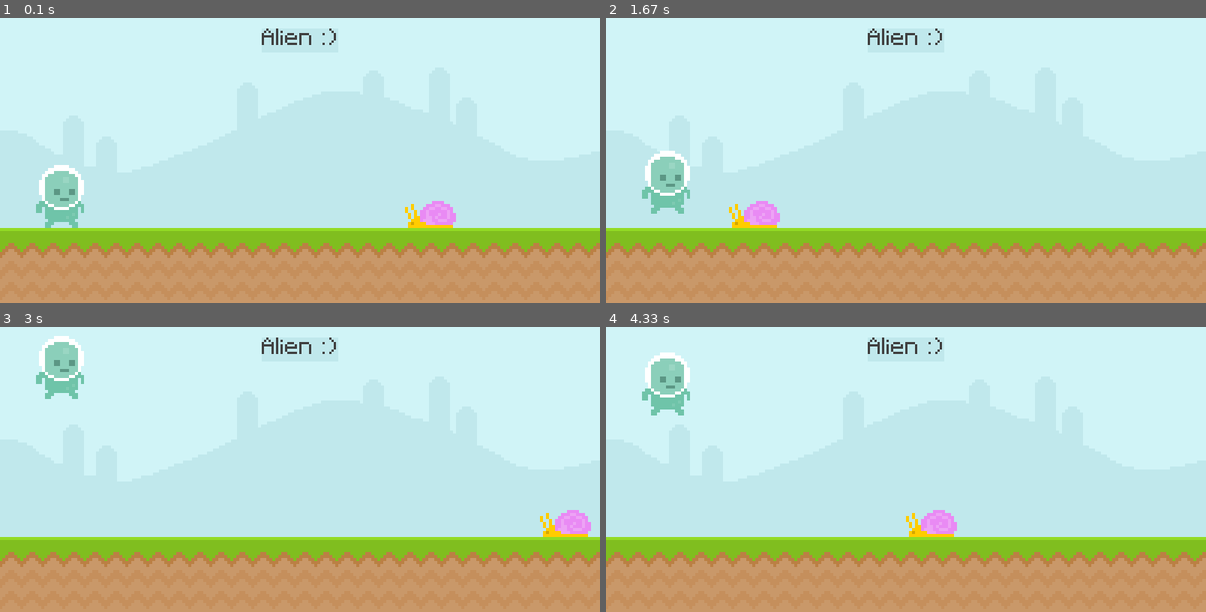
Above: before the commit, frames 1-4 (two rows, left to right).
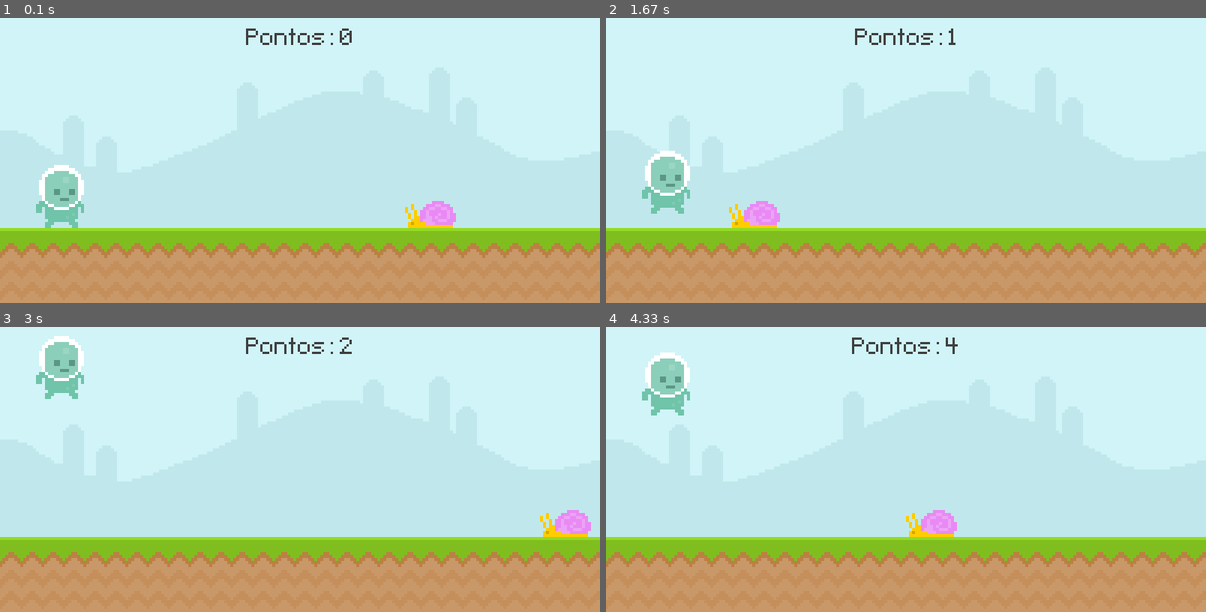
Above: after the commit, the same moments.

Repository: Phvr06/pygame-tutorial
Game: pygame game, started from main.py
Two runs of this game, one before a commit and one after it. Both use one fixed random seed, a clock stepped at 60 frames per second and the inputs below.
Inputs (mouse positions are in pixels of both pictures, inside the frame that each line leads up to):
- Up to frame 1 (0.1 s): no input
- Up to frame 2 (1.67 s): tap Space at 0.33, 0.73, 1.03, 1.57 s
- Up to frame 3 (3 s): tap Space at 1.87 s; click (60, 506) at 2.62 s
- Up to frame 4 (4.33 s): tap Space at 3.3, 3.6, 4.13 s

The runs differ from the first frame. In frame 1, 0.4% of the frame differs, in the area x 41-59%, y 3-10%; in frame 2, 0.4%; in frame 3, 0.4%; in frame 4, 0.4%.

Commit message:
placar e variável de estado

Diff:
--- a/main.py
+++ b/main.py
@@ -1,6 +1,12 @@
 import pygame
 # Import para poder parar a execução de todo o código caso o jogador feche o jogo
 from sys import exit
+
+def placar():
+    tempo = pygame.time.get_ticks()
+    superficie_tempo = fonte.render(f'Pontos: {int((tempo-tempo_inicial)/1000)}',False,(64,64,64))
+    retangulo_tempo = superficie_tempo.get_rect(center = (400,50))
+    tela.blit(superficie_tempo,retangulo_tempo)
 
 WIDTH = 800 # pixels
 HEIGHT = 400 # pixel
@@ -20,16 +26,20 @@
 # Define uma fonte para ser utilizada ao escrever textos que vão ser exibidos no jogo como uma superfície
 fonte = pygame.font.Font('font/Pixeltype.ttf', 50)
 
+# Variável de estado do jogo
+jogando = True
+tempo_inicial = 0
+
 # Superfícies são os elementos visuais que serão mostrados na tela
 # Retângulos são elementos utilizados para posicionar melhor superfícies
 # Superfície de céu para o fundo
 superficie_sky = pygame.image.load('graphics/Sky.png').convert()
 # Superfície de chão para o fundo
 superficie_ground = pygame.image.load('graphics/ground.png').convert()
-# Superfície do texto
-superficie_texto = fonte.render("Alien :)", False, (64,64,64))
-# Retângulo do texto
-retangulo_texto = superficie_texto.get_rect(center = (400, 50))
+# # Superfície do texto
+# superficie_texto = fonte.render("Alien :)", False, (64,64,64))
+# # Retângulo do texto
+# retangulo_texto = superficie_texto.get_rect(center = (400, 50))
 # Superfície do inimigo
 superficie_lesma = pygame.image.load('graphics/snail/snail1.png').convert_alpha()
 # Retângulo lesma
@@ -47,34 +57,50 @@
             print("\nNão me deixe sozinho :(\n")
             pygame.quit()
             exit()
-        # Colisão com o mouse
-        if evento.type == pygame.MOUSEBUTTONDOWN and retangulo_player.collidepoint(evento.pos) and retangulo_player.bottom >= 300:
-            gravidade = -20
-        # Receber input do teclado
-        if evento.type == pygame.KEYDOWN and evento.key == pygame.K_SPACE and retangulo_player.bottom >= 300:
-            gravidade = -20
+        if jogando:
+            # Colisão com o mouse
+            if evento.type == pygame.MOUSEBUTTONDOWN and retangulo_player.collidepoint(evento.pos) and retangulo_player.bottom >= 300:
+                gravidade = -20
+            # Receber input do teclado
+            if evento.type == pygame.KEYDOWN and evento.key == pygame.K_SPACE and retangulo_player.bottom >= 300:
+                gravidade = -20
+        else:
+            if evento.type == pygame.KEYDOWN and evento.key == pygame.K_SPACE:
+                jogando = True
+                retangulo_lesma.left = 800
+                tempo_inicial = pygame.time.get_ticks()
 
-    # Mostra na tela as superfícies do céu e do chão e do texto
-    tela.blit(superficie_sky, (0, 0))
-    tela.blit(superficie_ground, (0, 300))
-    pygame.draw.rect(tela, "#c0e8ec", retangulo_texto)
-    pygame.draw.rect(tela, "#c0e8ec", retangulo_texto, 10)
-    tela.blit(superficie_texto, retangulo_texto)
-    # If/else para voltar a lesma para a tela quando ela sair dela
-    if retangulo_lesma.right > 0:
-        # Mexe a lesma 4 pixel para a esquerda
-        retangulo_lesma.x -= 4
+
+    if jogando:
+        # Mostra na tela as superfícies do céu e do chão e do texto
+        tela.blit(superficie_sky, (0, 0))
+        tela.blit(superficie_ground, (0, 300))
+        # pygame.draw.rect(tela, "#c0e8ec", retangulo_texto)
+        # pygame.draw.rect(tela, "#c0e8ec", retangulo_texto, 10)
+        # tela.blit(superficie_texto, retangulo_texto)
+        placar()
+        # If/else para voltar a lesma para a tela quando ela sair dela
+        if retangulo_lesma.right > 0:
+            # Mexe a lesma 4 pixel para a esquerda
+            retangulo_lesma.x -= 4
+        else:
+            retangulo_lesma.left = 800
+        # Mostra na tela a superfície da lesma
+        tela.blit(superficie_lesma, retangulo_lesma)
+
+        gravidade += 1
+        retangulo_player.y += gravidade
+        if retangulo_player.bottom >= 300:
+            retangulo_player.bottom = 300
+        # Mostra na tela a superfície do jogador
+        tela.blit(superficie_player, retangulo_player)
+
+        # Colisão da lesma com o player
+        if retangulo_lesma.colliderect(retangulo_player):
+            jogando = False
     else:
-        retangulo_lesma.left = 800
-    # Mostra na tela a superfície da lesma
-    tela.blit(superficie_lesma, retangulo_lesma)
+        tela.fill('Yellow')
 
-    gravidade += 1
-    retangulo_player.y += gravidade
-    if retangulo_player.bottom >= 300:
-        retangulo_player.bottom = 300
-    # Mostra na tela a superfície do jogador
-    tela.blit(superficie_player, retangulo_player)
 
     # Atualiza a tela que foi gerada anteriormente com novas informações que tenham ocorrido durante o loop
     pygame.display.update()
